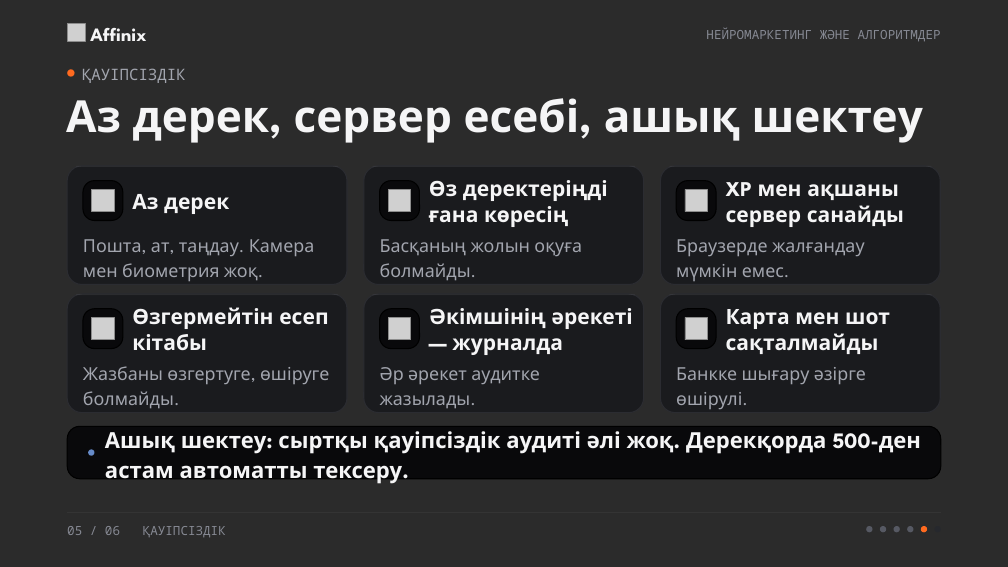
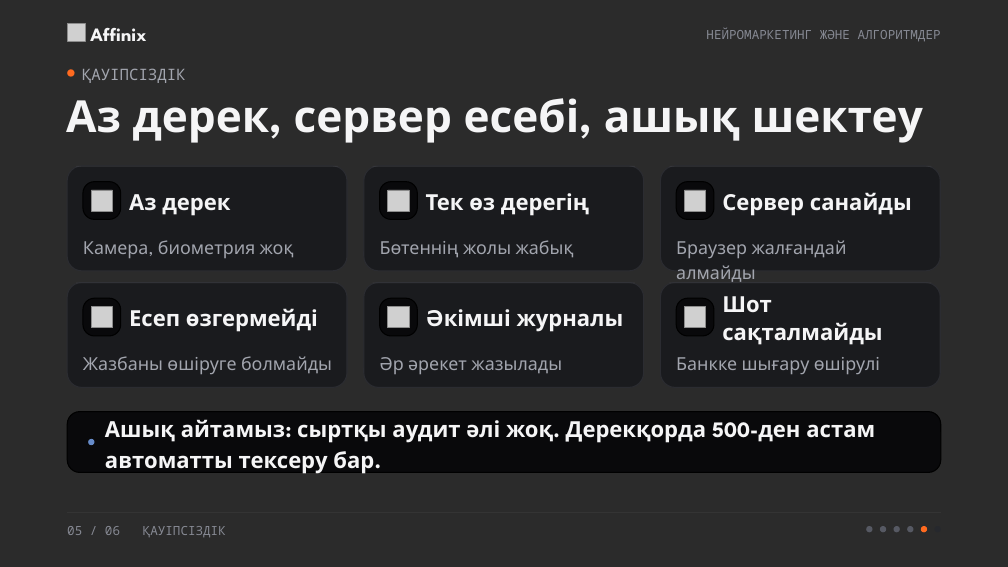
Before and after one commit to NUREKE178/affinix, a slide deck: slide 5 of presentation/neuromarketing/neuromarketing.pptx. Drawn at 1008x567 pixels with LibreOffice and Linux fonts; fonts in the diff are those of the drawing; grey boxes stand for pictures; background and template pictures are left out; a plain dark background stands for a picture behind light text. Boxes give left, top, right and bottom in pixels: in the first picture for what was removed or moved away, otherwise in the second. Text is boxed around its words. In the diff, an @@ line names an element or a change of style, - is before the commit and + after.

```diff
--- a/presentation/neuromarketing/neuromarketing.pptx
+++ b/presentation/neuromarketing/neuromarketing.pptx
@@ rounded rectangle: place and size @@
-rounded rectangle at box(67, 166, 347, 284)
+rounded rectangle at box(67, 166, 347, 271)
@@ rounded rectangle: place and size @@
-rounded rectangle at box(364, 166, 644, 284)
+rounded rectangle at box(364, 166, 644, 271)
@@ rounded rectangle: place and size @@
-rounded rectangle at box(661, 166, 941, 284)
+rounded rectangle at box(661, 166, 941, 271)
@@ text "Аз дерек" at box(129, 194, 230, 215): size 20 to 21 pt @@
@@ text at box(426, 193, 589, 215): text changed; size 20 to 21 pt @@
-Өз деректеріңді ғана көресің
+Тек өз дерегің
@@ text at box(722, 192, 912, 215): text changed; size 20 to 21 pt @@
-XP мен ақшаны сервер санайды
+Сервер санайды
@@ text at box(83, 240, 294, 258): text changed @@
-Пошта, ат, таңдау. Камера мен биометрия жоқ.
+Камера, биометрия жоқ
@@ text at box(380, 240, 574, 258): text changed @@
-Басқаның жолын оқуға болмайды.
+Бөтеннің жолы жабық
@@ text at box(676, 240, 847, 282): text changed @@
-Браузерде жалғандау мүмкін емес.
+Браузер жалғандай алмайды
@@ rounded rectangle: place and size @@
-rounded rectangle at box(67, 294, 347, 413)
+rounded rectangle at box(67, 283, 347, 388)
@@ rounded rectangle: place and size @@
-rounded rectangle at box(364, 294, 644, 413)
+rounded rectangle at box(364, 283, 644, 388)
@@ 3 pictures, 3 rectangles, 3 rounded rectangles, 1 ellipse: place and size @@
-3 pictures, 3 rectangles, 3 rounded rectangles, 1 ellipse at box(76, 294, 932, 455)
+3 pictures, 3 rectangles, 3 rounded rectangles, 1 ellipse at box(76, 283, 932, 445)
@@ proportions changed in 13 elements at box(676, 181, 714, 219), box(83, 181, 121, 219), box(380, 181, 417, 219), box(67, 166, 347, 271), box(364, 166, 644, 271), box(661, 166, 941, 271), box(67, 411, 941, 473), box(676, 298, 714, 336), box(83, 298, 121, 336), box(380, 298, 417, 336), box(67, 283, 347, 388), box(364, 283, 644, 388), box(661, 283, 941, 388) @@
@@ rounded rectangle: place and size @@
-rounded rectangle at box(661, 294, 941, 413)
+rounded rectangle at box(661, 283, 941, 388)
@@ text at box(722, 296, 882, 345): text changed; size 20 to 21 pt @@
-Карта мен шот сақталмайды
+Шот сақталмайды
@@ text at box(129, 308, 318, 332): text changed; size 20 to 21 pt @@
-Өзгермейтін есеп кітабы
+Есеп өзгермейді
@@ text at box(426, 309, 624, 332): text changed; size 20 to 21 pt @@
-Әкімшінің әрекеті — журналда
+Әкімші журналы
@@ text at box(83, 356, 332, 374): text changed @@
-Жазбаны өзгертуге, өшіруге болмайды.
+Жазбаны өшіруге болмайды
@@ text at box(380, 357, 562, 374): text changed @@
-Әр әрекет аудитке жазылады.
+Әр әрекет жазылады
@@ text at box(676, 357, 880, 374): text changed @@
-Банкке шығару әзірге өшірулі.
+Банкке шығару өшірулі
@@ rounded rectangle: place and size @@
-rounded rectangle at box(67, 426, 941, 479)
+rounded rectangle at box(67, 411, 941, 473)
@@ text at box(105, 419, 875, 473): text changed @@
-Ашық шектеу: сыртқы қауіпсіздік аудиті әлі жоқ. Дерекқорда 500-ден астам автоматты тексеру.
+Ашық айтамыз: сыртқы аудит әлі жоқ. Дерекқорда 500-ден астам автоматты тексеру бар.
```
Also in this commit, not shown: 3 other slides changed, 4 other files.
